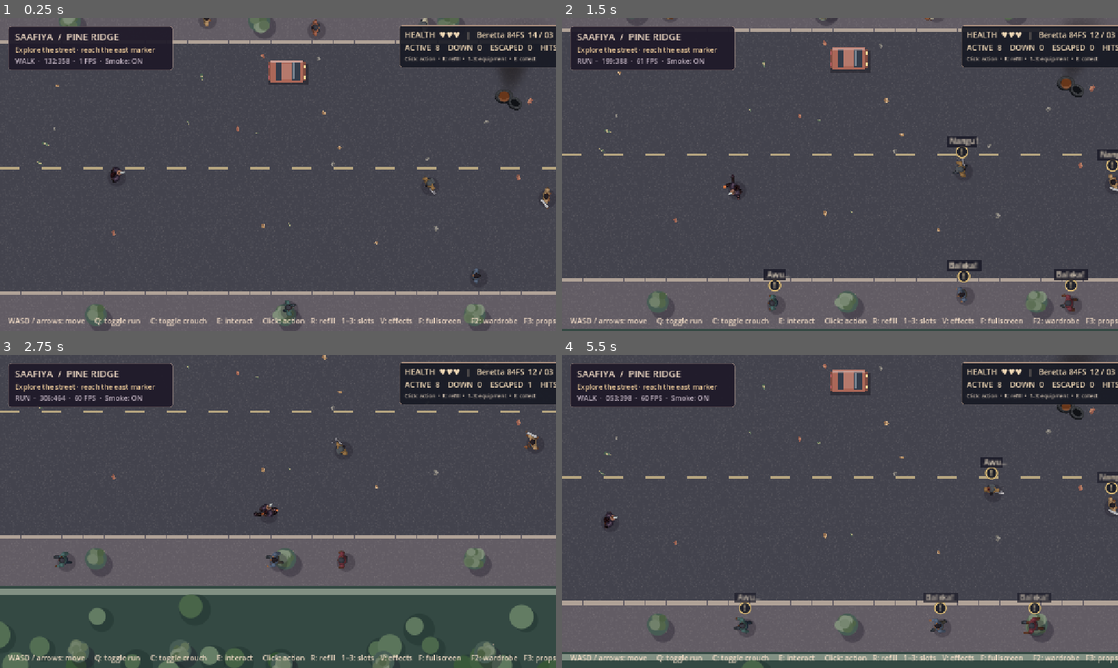
Above: before the commit, frames 1-4 (two rows, left to right).
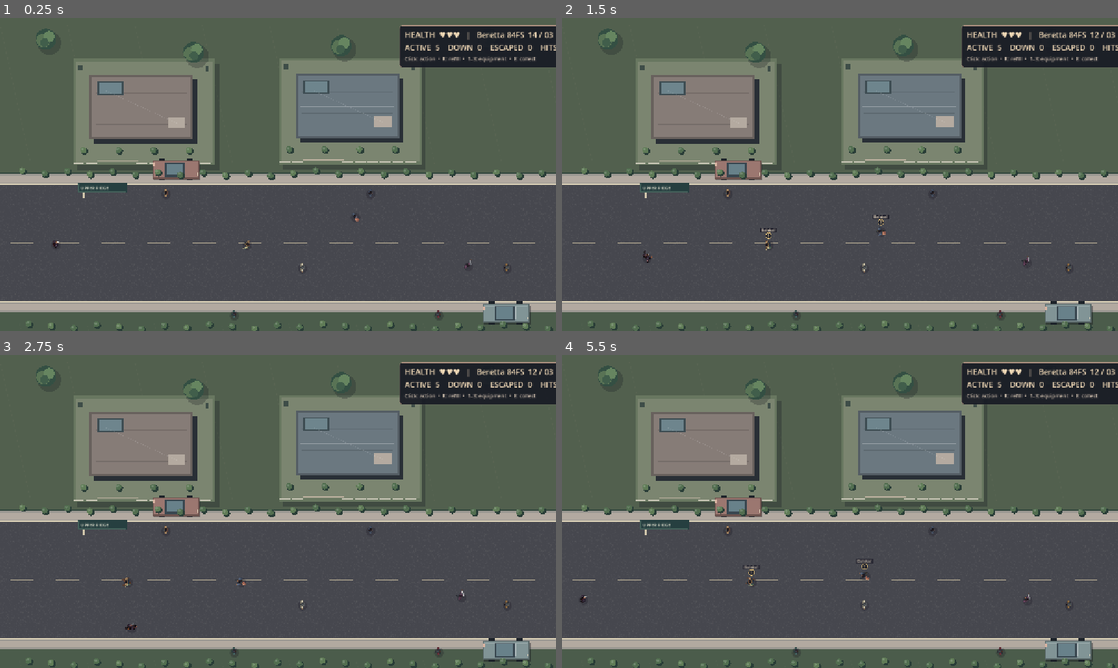
Above: after the commit, the same moments.

Repository: cryogenized-spec/Pineridge-Crisis-Saafiya-s-Revenge
Game: Godot game, scene res://scenes/upper_ridge.tscn
Same seed, same stepped clock (60 frames per second), same inputs: the game is played once before the commit and once after it. Before the commit the project starts from res://scenes/main.tscn.
Inputs (mouse positions are in pixels of both pictures, inside the frame that each line leads up to):
- Up to frame 1 (0.25 s): no input
- Up to frame 2 (1.5 s): tap Enter at 0.5 s; move the mouse to (962, 158) at 0.52 s; hold D 0.53-1.28 s; tap Q at 0.6 s; click (962, 158) at 0.67 s; tap C at 0.8, 1.35 s; move the mouse to (728, 190) at 1.27 s; hold S from 1.28 s (still down); click (728, 190) at 1.42 s
- Up to frame 3 (2.75 s): tap R at 1.55, 2.1 s; move the mouse to (333, 442) at 2.02 s; release S at 2.03 s; hold D from 2.03 s (still down); click (333, 442) at 2.17 s; tap 1 at 2.3 s
- Up to frame 4 (5.5 s): move the mouse to (812, 574) at 2.77 s; release D at 2.78 s; hold W 2.78-3.53 s; tap 1 at 2.85 s; click (812, 574) at 2.92 s; tap 2 at 3.05, 3.6 s; move the mouse to (1006, 558) at 3.52 s; hold A 3.53-5.03 s; click (1006, 558) at 3.67 s; tap 3 at 3.8, 4.35 s; tap Escape at 4.15 s; move the mouse to (673, 464) at 4.27 s; click (673, 464) at 4.42 s; tap E at 4.55, 5.1 s; move the mouse to (867, 511) at 5.02 s; hold S from 5.03 s (still down); click (867, 511) at 5.17 s; tap L at 5.3 s

The runs differ from the first frame. In frame 1, 54% of the frame differs, in the area x 0-100%, y 0-100%; in frame 2, 58%; in frame 3, 68%; in frame 4, 61%.
Error after the commit: Invalid type in function 'register_bystanders' in base 'Node2D (encounter.gd)'. The array of argument 1 (Array[Node2D]) does not have the same element type as …

Commit message:
Build playable Upper Pineridge opening chapter and feeder-road transition

Diff:
--- a/project.godot
+++ b/project.godot
@@ -2,7 +2,7 @@
 
 [application]
 config/name="Pineridge Crisis — Saafiya's Revenge"
-run/main_scene="res://scenes/main.tscn"
+run/main_scene="res://scenes/upper_ridge.tscn"
 config/features=PackedStringArray("4.4", "GL Compatibility")
 
 [display]
--- /dev/null
+++ b/scenes/upper_ridge.tscn
@@ -0,0 +1,6 @@
+[gd_scene load_steps=2 format=3]
+
+[ext_resource type="Script" path="res://scripts/upper_ridge.gd" id="1"]
+
+[node name="UpperPineridge" type="Node2D"]
+script = ExtResource("1")
--- a/scripts/encounter.gd
+++ b/scripts/encounter.gd
@@ -60,6 +60,7 @@
 var elapsed := 0.0
 var finished := false
 var smoke_test := false
+var level_id := "feeder"
 var hud: Label
 var notice: Label
 
@@ -96,6 +97,19 @@
 		call_deferred("run_test")
 
 func spawn_group(return_wave: bool) -> void:
+	if level_id == "upper_ridge":
+		# Opening chapter: compact, abstract arcade encounter, with most
+		# residential movement portrayed through neutral passersby.
+		var opening := [
+			[Vector2(565,519),"runner",0],
+			[Vector2(815,456),"brick",3],
+			[Vector2(1078,570),"knife",7],
+			[Vector2(1560,468),"pistol",9],
+			[Vector2(1920,587),"cudgel",5]
+		]
+		for item in opening:
+			spawn_character(item[0],item[1],int(item[2]),bool(item[1] in ["pistol","knife"]))
+		return
 	var descriptions := [
 		[Vector2(626,382),"knife",0,true],
 		[Vector2(492,369),"pistol",5,true],
--- /dev/null
+++ b/scripts/upper_ridge.gd
@@ -0,0 +1,201 @@
+extends Node2D
+# First playable story segment: uphill residential approach before the mall road.
+const World = preload("res://scripts/upper_ridge_world.gd")
+const Actor = preload("res://scripts/actor.gd")
+const Encounter = preload("res://scripts/encounter.gd")
+const Effects = preload("res://scripts/visual_effects.gd")
+const START := Vector2(126.0,519.0)
+const NEXT_SCENE := "res://scenes/main.tscn"
+var world: Node2D
+var player: Node2D
+var camera: Camera2D
+var encounter: Node2D
+var marker: Node2D
+var walkers: Array[Node2D] = []
+var heads: Array[Dictionary] = []
+var elapsed := 0.0
+var running := false
+var crouching := false
+var phase := 0.0
+var finished := false
+var title_label: Label
+var objective: Label
+var status: Label
+var subtitle: Label
+const RUN_CYCLE := 0.64
+
+func _ready() -> void:
+	world = World.new()
+	add_child(world)
+	marker = Effects.new()
+	marker.marker_visible = true
+	marker.marker_position = World.EXIT_POINT
+	add_child(marker)
+	player = Actor.new()
+	player.hero = true
+	player.position = START
+	add_child(player)
+	encounter = Encounter.new()
+	encounter.level_id = "upper_ridge"
+	encounter.configure(player,world)
+	add_child(encounter)
+	# A continuous stream of ordinary people travels along the road while
+	# a smaller set lingers. These are NPCs, not collision or combat targets.
+	for i in range(11):
+		var npc := Actor.new()
+		npc.wardrobe_index = i%12
+		var west := (i%2)==0
+		var from_x := 380.0+float(i)*157.0
+		var lane_y := 402.0 if i%3==0 else (681.0 if i%3==1 else 573.0)
+		npc.position = Vector2(from_x,lane_y)
+		npc.show_accessory = i%4==0
+		add_child(npc)
+		npc.set_meta("panic_run",false)
+		walkers.append(npc)
+		heads.append({
+			"home":npc.position,
+			"clock":float(i)*0.57,
+			"speed":(15.0+float(i%4)*4.0)*(1.0 if west else -1.0),
+			"loiter":i%5==0
+		})
+	encounter.register_bystanders(walkers)
+	camera=Camera2D.new()
+	camera.zoom=Vector2(1.85,1.85)
+	camera.position=START
+	camera.limit_left=0
+	camera.limit_top=0
+	camera.limit_right=int(World.SIZE.x)
+	camera.limit_bottom=int(World.SIZE.y)
+	camera.position_smoothing_enabled=true
+	camera.position_smoothing_speed=7.0
+	add_child(camera)
+	camera.make_current()
+	build_ui()
+	if "--upper-ridge-smoke" in OS.get_cmdline_user_args():
+		call_deferred("run_smoke")
+
+func build_ui() -> void:
+	var overlay := CanvasLayer.new()
+	add_child(overlay)
+	var stack := VBoxContainer.new()
+	stack.position = Vector2(22,20)
+	stack.add_theme_constant_override("separation",5)
+	overlay.add_child(stack)
+	title_label = Label.new()
+	title_label.text = "01  /  UPPER PINERIDGE"
+	title_label.add_theme_font_size_override("font_size",27)
+	title_label.modulate=Color("#f4dfbe")
+	stack.add_child(title_label)
+	objective = Label.new()
+	objective.text = "Follow the downhill road toward the mall district."
+	objective.add_theme_font_size_override("font_size",17)
+	objective.modulate=Color("#e5d2ae")
+	stack.add_child(objective)
+	status = Label.new()
+	status.add_theme_font_size_override("font_size",13)
+	status.modulate=Color("#c9bcb1")
+	stack.add_child(status)
+	subtitle = Label.new()
+	subtitle.text = "Saafiya left her car uphill. The shopping district lies further along the road."
+	subtitle.position=Vector2(24,627)
+	subtitle.add_theme_font_size_override("font_size",16)
+	subtitle.modulate=Color("#e9dec7")
+	overlay.add_child(subtitle)
+	var controls := Label.new()
+	controls.text = "WASD: move  |  Q: run  |  C: crouch  |  Click: action  |  R: reload  |  E: continue  |  Esc: restart"
+	controls.position=Vector2(24,690)
+	controls.add_theme_font_size_override("font_size",14)
+	controls.modulate=Color("#b9c2ba")
+	overlay.add_child(controls)
+
+func can_advance() -> bool:
+	return player.position.distance_to(World.EXIT_POINT) <= 48.0 and encounter.player_hp > 0
+
+func advance_stage() -> void:
+	if not can_advance() or finished:
+		return
+	finished = true
+	get_tree().change_scene_to_file(NEXT_SCENE)
+
+func _unhandled_key_input(event: InputEvent) -> void:
+	if not (event is InputEventKey and event.pressed and not event.echo):
+		return
+	match event.keycode:
+		KEY_ESCAPE: get_tree().reload_current_scene()
+		KEY_Q: running = not running
+		KEY_C: crouching = not crouching
+		KEY_R: encounter.refill()
+		KEY_1: encounter.equip(0)
+		KEY_2: encounter.equip(1)
+		KEY_3: encounter.equip(2)
+		KEY_E:
+			if encounter.collect_nearby():
+				return
+			advance_stage()
+
+func _unhandled_input(event: InputEvent) -> void:
+	if event is InputEventMouseButton and event.button_index==MOUSE_BUTTON_LEFT and event.pressed:
+		encounter.fire_player()
+
+func _physics_process(delta: float) -> void:
+	elapsed += delta
+	var axis := Vector2(
+		float(Input.is_physical_key_pressed(KEY_D) or Input.is_physical_key_pressed(KEY_RIGHT)) - float(Input.is_physical_key_pressed(KEY_A) or Input.is_physical_key_pressed(KEY_LEFT)),
+		float(Input.is_physical_key_pressed(KEY_S) or Input.is_physical_key_pressed(KEY_DOWN)) - float(Input.is_physical_key_pressed(KEY_W) or Input.is_physical_key_pressed(KEY_UP))
+	)
+	var low := crouching
+	var run := running and not low
+	var speed := 53.0 if low else (148.0 if run else 91.0)
+	var cadence := 1.0
+	if run and axis.length_squared()>0.0:
+		cadence=1.0-0.48*cos((phase+delta/RUN_CYCLE*0.5)*TAU*2.0)
+	var movement := axis.normalized()*speed*cadence*delta
+	if encounter.player_hp <= 0:
+		movement=Vector2.ZERO
+	var before: Vector2=player.position
+	var attempt := before+Vector2(movement.x,0)
+	if not world.blocked(attempt):
+		player.position.x=attempt.x
+	attempt=player.position+Vector2(0,movement.y)
+	if not world.blocked(attempt):
+		player.position.y=attempt.y
+	var moved := player.position-before
+	player.animate(delta,moved,(get_global_mouse_position()-player.position).angle(),low,run)
+	if run and moved.length()>0.01:
+		phase=fposmod(phase+delta/RUN_CYCLE,1.0)
+		player.gait_phase=phase
+	else:
+		phase=player.gait_phase
+	camera.position=player.position
+	for i in range(walkers.size()):
+		var npc: Node2D = walkers[i]
+		if npc.down_phase>=0 or bool(npc.get_meta("panic_run",false)):
+			continue
+		var profile: Dictionary=heads[i]
+		var home: Vector2=profile["home"]
+		var prev: Vector2=npc.position
+		var offset := sin(elapsed*0.48+float(profile["clock"]))*27.0 if bool(profile["loiter"]) else sin(elapsed*0.22+float(profile["clock"]))*73.0
+		var wanted := home+Vector2(offset,0)
+		if not world.blocked(wanted,5):
+			npc.position=wanted
+		var walked := npc.position-prev
+		npc.animate(delta,walked,walked.angle() if walked.length_squared()>0.005 else npc.facing,false,false)
+	marker.marker_position=World.EXIT_POINT
+	var ready := can_advance()
+	objective.text="E  ·  Continue to the mall-side feeder road" if ready else "Follow the downhill road toward the mall district."
+	status.text="Distance to junction: %d m    •    %d FPS" % [roundi(player.position.distance_to(World.EXIT_POINT)/24.0),Engine.get_frames_per_second()]
+	subtitle.modulate.a=maxf(0.0,1.0-elapsed/9.0)
+
+func run_smoke() -> void:
+	assert(World.CAR_LENGTH==108.0)
+	assert(World.CAR_WIDTH==43.0)
+	assert(player.has_approved_atlases())
+	assert(walkers.size()==11)
+	assert(encounter.actors.size()==5)
+	assert(world.blocked(Vector2(200,180)))
+	assert(not world.blocked(START))
+	assert(not can_advance())
+	player.position=World.EXIT_POINT
+	assert(can_advance())
+	print("Upper Ridge smoke: residential map, NPC flow, arcade encounters, player visuals and scene transition verified.")
+	get_tree().quit()
--- /dev/null
+++ b/scripts/upper_ridge_world.gd
@@ -0,0 +1,174 @@
+extends Node2D
+# Upper Pineridge: a fictional residential approach in overhead projection.
+# One world unit = one display pixel. Approximate scale is 24 px / metre.
+const SIZE := Vector2(2320.0, 1024.0)
+const ROAD_TOP := 382.0
+const ROAD_BOTTOM := 652.0
+const EXIT_POINT := Vector2(2180.0, 522.0)
+const CAR_LENGTH := 108.0
+const CAR_WIDTH := 43.0
+const LOTS := [Vector2(168,93),Vector2(642,91),Vector2(1284,92),Vector2(1864,91)]
+const PALETTE := [
+	Color("#867c77"),Color("#6b7880"),Color("#958678"),Color("#7a776b")
+]
+var road_texture: Texture2D
+var parked: Array[Rect2] = [
+	Rect2(350,326,CAR_LENGTH,CAR_WIDTH),
+	Rect2(1110,657,CAR_LENGTH,CAR_WIDTH),
+	Rect2(1740,328,CAR_LENGTH,CAR_WIDTH)
+]
+var fixed_obstacles: Array[Rect2] = []
+
+func _ready() -> void:
+	prepare_texture()
+	for r in parked:
+		fixed_obstacles.append(r)
+	queue_redraw()
+
+func prepare_texture() -> void:
+	var image := Image.create(128,128,false,Image.FORMAT_RGBA8)
+	image.fill(Color.TRANSPARENT)
+	var random := RandomNumberGenerator.new()
+	random.seed = 91731
+	for i in range(1800):
+		var x := random.randi_range(0,127)
+		var y := random.randi_range(0,127)
+		image.set_pixel(x,y,Color(0.63,0.61,0.57,random.randf_range(0.025,0.15)))
+	road_texture = ImageTexture.create_from_image(image)
+	texture_repeat = CanvasItem.TEXTURE_REPEAT_ENABLED
+
+func blocked(p: Vector2, radius: float = 7.0) -> bool:
+	# Segment-one houses are exterior scenery, not explorable interiors.
+	if p.x < radius or p.x > SIZE.x-radius or p.y < ROAD_TOP-22.0+radius or p.y > ROAD_BOTTOM+22.0-radius:
+		return true
+	for r in fixed_obstacles:
+		if r.grow(radius).has_point(p):
+			return true
+	return false
+
+func _draw() -> void:
+	draw_rect(Rect2(Vector2.ZERO,SIZE),Color("#34483f"))
+	draw_rect(Rect2(0,0,SIZE.x,ROAD_TOP-26),Color("#52604e"))
+	draw_rect(Rect2(0,ROAD_BOTTOM+25,SIZE.x,SIZE.y-ROAD_BOTTOM-25),Color("#4b5c4b"))
+	for i in range(16):
+		var x := float(i)*155.0
+		# Diagonal retaining / contour bands suggest elevation without a
+		# physically incorrect pseudo-3D vanishing point.
+		draw_line(Vector2(x,16),Vector2(x+70,ROAD_TOP-47),Color(0.85,0.77,0.63,0.045),1.0)
+		draw_line(Vector2(x+44,ROAD_BOTTOM+50),Vector2(x+140,SIZE.y),Color(0.87,0.79,0.68,0.04),1.0)
+	draw_rect(Rect2(0,ROAD_TOP-24,SIZE.x,ROAD_BOTTOM-ROAD_TOP+48),Color("#9b9892"))
+	draw_rect(Rect2(0,ROAD_TOP,SIZE.x,ROAD_BOTTOM-ROAD_TOP),Color("#46474e"))
+	if road_texture != null:
+		draw_texture_rect(road_texture,Rect2(0,ROAD_TOP,SIZE.x,ROAD_BOTTOM-ROAD_TOP),true)
+	draw_rect(Rect2(0,ROAD_TOP-19,SIZE.x,16),Color("#b2a9a0"))
+	draw_rect(Rect2(0,ROAD_BOTTOM+3,SIZE.x,16),Color("#b2a9a0"))
+	draw_line(Vector2(0,ROAD_TOP),Vector2(SIZE.x,ROAD_TOP),Color("#dbd1b7"),2.0)
+	draw_line(Vector2(0,ROAD_BOTTOM),Vector2(SIZE.x,ROAD_BOTTOM),Color("#dbd1b7"),2.0)
+	for x in range(24,2280,105):
+		draw_rect(Rect2(x,516,53,2),Color("#c7bb9e"))
+	for x in range(0,2320,174):
+		draw_line(Vector2(x,ROAD_TOP-15),Vector2(x+45,ROAD_TOP-15),Color("#dbd4c4"),1.0)
+		draw_line(Vector2(x,ROAD_BOTTOM+12),Vector2(x+45,ROAD_BOTTOM+12),Color("#dbd4c4"),1.0)
+	# North and south residential allotments; comparable architectural scale.
+	for i in range(LOTS.size()):
+		draw_lot(LOTS[i],i,true)
+	for i in range(3):
+		draw_lot(Vector2(340.0+float(i)*615.0,740.0),i+1,false)
+	for r in parked:
+		draw_car(r,Color("#9b7770") if r.position.x<1000 else Color("#819496"))
+	for i in range(44):
+		var x := 50.0+float(i)*52.0
+		draw_shrub(Vector2(x,350.0+float((i*7)%13)),i)
+		draw_shrub(Vector2(x+15,702.0+float((i*5)%13)),i+11)
+	# Environmental signposting, not tactical markers.
+	draw_sign(Vector2(192,390),"UPPER RIDGE")
+	draw_sign(Vector2(1960,666),"MALL DISTRICT")
+	draw_exit()
+	for x in range(105,2200,340):
+		draw_tree(Vector2(float(x),48.0+float((x*3)%45)),x)
+		draw_tree(Vector2(float(x)+92,960.0+float(x%31)),x+19)
+
+func draw_lot(at: Vector2, index: int, north: bool) -> void:
+	var w := 327.0
+	var depth := 245.0
+	var shadow := Rect2(at+Vector2(9,11),Vector2(w,depth))
+	draw_rect(shadow,Color(0.09,0.11,0.14,0.31))
+	draw_rect(Rect2(at,Vector2(w,depth)),Color("#687760"))
+	draw_rect(Rect2(at+Vector2(5,6),Vector2(w-10,depth-12)),Color("#7b8570"))
+	var roof := Rect2(at+Vector2(38,37),Vector2(238,148))
+	draw_rect(Rect2(roof.position+Vector2(10,10),roof.size),Color("#292f36"))
+	var colour: Color = PALETTE[index%PALETTE.size()]
+	draw_rect(roof,colour.darkened(0.22))
+	draw_rect(roof.grow(-5),colour)
+	# Raised roof ridge and repeated tile lines keep top-down buildings legible.
+	draw_line(Vector2(roof.position.x+12,roof.get_center().y),Vector2(roof.end.x-12,roof.get_center().y),colour.lightened(0.32),2.0)
+	for r in range(5):
+		draw_line(Vector2(roof.position.x+14,roof.position.y+18+r*24),Vector2(roof.end.x-14,roof.position.y+18+r*24),colour.darkened(0.12),1.0)
+	draw_rect(Rect2(roof.position+Vector2(17,15),Vector2(60,31)),Color("#3e4d53"))
+	draw_rect(Rect2(roof.position+Vector2(21,18),Vector2(52,25)),Color("#6e858d"))
+	draw_rect(Rect2(roof.end-Vector2(57,52),Vector2(39,26)),Color("#b4aaa0"))
+	draw_line(roof.position+Vector2(38,37),roof.end-Vector2(38,37),Color(1,1,1,0.13),1.0)
+	var garden_y := at.y+210 if north else at.y+10
+	for j in range(4):
+		draw_shrub(Vector2(at.x+23.0+float(j)*81.0,garden_y),index*10+j)
+	# Repeated boundary panels with an open driveway gap.
+	var boundary_y := at.y+depth-6 if north else at.y+6
+	for j in range(11):
+		if j>=2 and j<=4:
+			continue
+		var start := at.x+float(j)*29.0
+		draw_rect(Rect2(start,boundary_y,25,3),Color("#c7c5b5"))
+	var gate_x := at.x+55
+	draw_line(Vector2(gate_x,boundary_y-4),Vector2(gate_x+94,boundary_y-4),Color("#bbb09e"),1.5)
+	draw_rect(Rect2(at.x+12,at.y+14,9,12),Color("#3e4d48"))
+	draw_rect(Rect2(at.x+305,at.y+18,7,12),Color("#3e4d48"))
+	# One carport silhouette, separated from the house roof.
+	if index==2:
+		var parking := Rect2(at+Vector2(278,45),Vector2(42,91))
+		draw_rect(parking,Color("#3c444d"))
+		draw_rect(parking.grow(-3),Color("#b0ada1"))
+		draw_line(parking.position+Vector2(3,5),parking.end-Vector2(3,5),Color("#e2dfcf"),1.0)
+
+func draw_car(r: Rect2, paint: Color) -> void:
+	var p := r.position
+	draw_rect(Rect2(p+Vector2(4,5),r.size),Color(0.07,0.08,0.11,0.40))
+	for x in [15.0,79.0]:
+		for y in [-5.0,40.0]:
+			draw_rect(Rect2(p+Vector2(x,y),Vector2(14,8)),Color("#1c2229"))
+	draw_rect(r,paint.darkened(0.3))
+	draw_rect(r.grow(-3),paint)
+	draw_rect(Rect2(p+Vector2(29,5),Vector2(47,33)),Color("#394750"))
+	draw_rect(Rect2(p+Vector2(33,8),Vector2(36,27)),Color("#68818a"))
+	draw_line(p+Vector2(77,6),p+Vector2(77,36),paint.lightened(0.36),1.5)
+	draw_line(p+Vector2(6,6),p+Vector2(104,6),Color(1,1,1,0.22),1)
+	draw_rect(Rect2(p+Vector2(1,7),Vector2(4,7)),Color("#d9b4a2"))
+	draw_rect(Rect2(p+Vector2(103,29),Vector2(3,7)),Color("#e9dcc2"))
+
+func draw_tree(p: Vector2, seed: int) -> void:
+	var shift := float(seed%7)
+	draw_circle(p+Vector2(8,9),27,Color(0.07,0.09,0.12,0.25))
+	draw_circle(p,24,Color("#344f43"))
+	draw_circle(p+Vector2(-6,3),16,Color("#597355"))
+	draw_circle(p+Vector2(7,-6),13,Color("#668560"))
+	draw_circle(p+Vector2(shift-3,8),10,Color("#415e4b"))
+
+func draw_shrub(p: Vector2, seed: int) -> void:
+	var hue := Color("#607c57") if seed%3==0 else Color("#526e50")
+	draw_circle(p+Vector2(3,3),8,Color("#293d37"))
+	draw_circle(p,7,hue)
+	draw_circle(p+Vector2(-2,-2),3,hue.lightened(0.16))
+
+func draw_sign(p: Vector2, words: String) -> void:
+	draw_line(p+Vector2(0,4),p+Vector2(0,24),Color("#d1c7ac"),3)
+	draw_rect(Rect2(p-Vector2(14,12),Vector2(113,24)),Color("#263f40"))
+	draw_rect(Rect2(p-Vector2(12,10),Vector2(109,20)),Color("#44605a"),false,1.0)
+	draw_string(ThemeDB.fallback_font,p+Vector2(-7,4),words,HORIZONTAL_ALIGNMENT_LEFT,-1,10,Color("#e8e6d4"))
+
+func draw_exit() -> void:
+	var p := EXIT_POINT
+	draw_circle(p,30,Color(0.44,0.68,0.59,0.1))
+	draw_arc(p,21,0,TAU,32,Color("#a8ddca"),2.2,true)
+	draw_string(ThemeDB.fallback_font,p+Vector2(-28,-33),"TO MALL ROAD",HORIZONTAL_ALIGNMENT_LEFT,-1,10,Color("#e7e1cb"))
+	draw_line(p+Vector2(7,0),p+Vector2(-7,0),Color("#c1e3d0"),2)
+	draw_line(p+Vector2(4,-6),p+Vector2(12,0),Color("#c1e3d0"),2)
+	draw_line(p+Vector2(4,6),p+Vector2(12,0),Color("#c1e3d0"),2)
